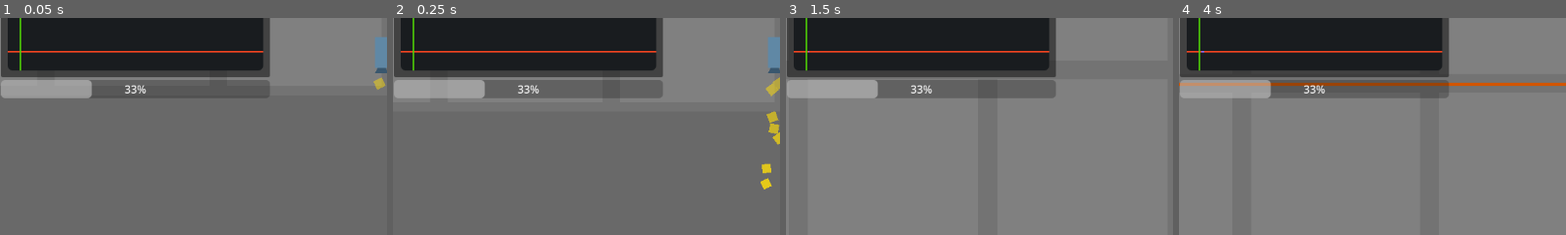
Above: before the commit, frames 1-4 (left to right).
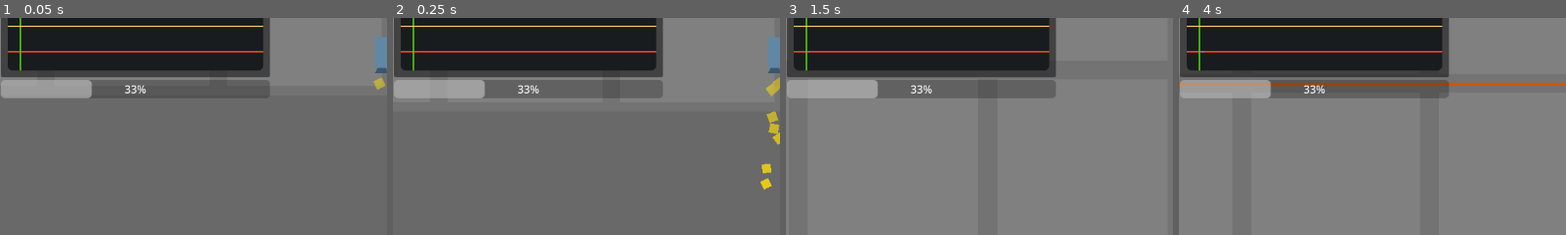
Above: after the commit, the same moments.

Repository: NattHerman/control
Game: Godot game, scene res://main.tscn
Same seed, same stepped clock (60 frames per second), same inputs: the game is played once before the commit and once after it. The engine's default icon, where the game draws it, is replaced by a stand-in: a white triangle on a blue panel in a dark square.
Inputs (mouse positions are % of the whole screen's width and height, from its top left):
- Up to frame 1 (0.05 s): no input
- Up to frame 2 (0.25 s): no input
- Up to frame 3 (1.5 s): move the mouse to (72, 45) at 0.52 s; hold D (pan_right) 0.53-1.28 s; hold Shift (pan_speed_increase) 0.53-1.28 s; move the mouse to (30, 55) at 1.27 s; hold S (pan_down) from 1.28 s (still down); tap Mouse wheel up (zoom_in) at 1.35 s
- Up to frame 4 (4 s): tap Enter at 2, 3.5 s; move the mouse to (60, 28) at 2.02 s; release S (pan_down) at 2.03 s; hold D (pan_right) 2.03-2.78 s; hold Mouse wheel down (zoom_out) 2.03-2.78 s; tap Space at 2.75 s; move the mouse to (45, 70) at 2.77 s; hold W (pan_up) 2.78-3.53 s; tap Shift (pan_speed_increase) at 2.85 s; move the mouse to (80, 65) at 3.52 s; hold A (pan_left) from 3.53 s (still down); hold Mouse wheel up (zoom_in) from 3.53 s (still down)
The pictures show only the part of the screen within x 1-51%, y 43-92%; the shares and areas given below are measured in that part.

The runs differ from the first frame. In frame 1, 0.6% of the frame differs, in the area x 2-69%, y 3-5%; in frame 2, 0.6%; in frame 3, 0.6%; in frame 4, 0.6%.

Commit message:
Add reference axis to plot (assuming reference is constant)

Diff:
--- a/ui.gd
+++ b/ui.gd
@@ -13,3 +13,4 @@
 
 func _ready() -> void:
 	plot.set_data("Height", ui_values.positon_list)
+	plot.add_haxis(1280*3, Color("#ffcc6b"))
